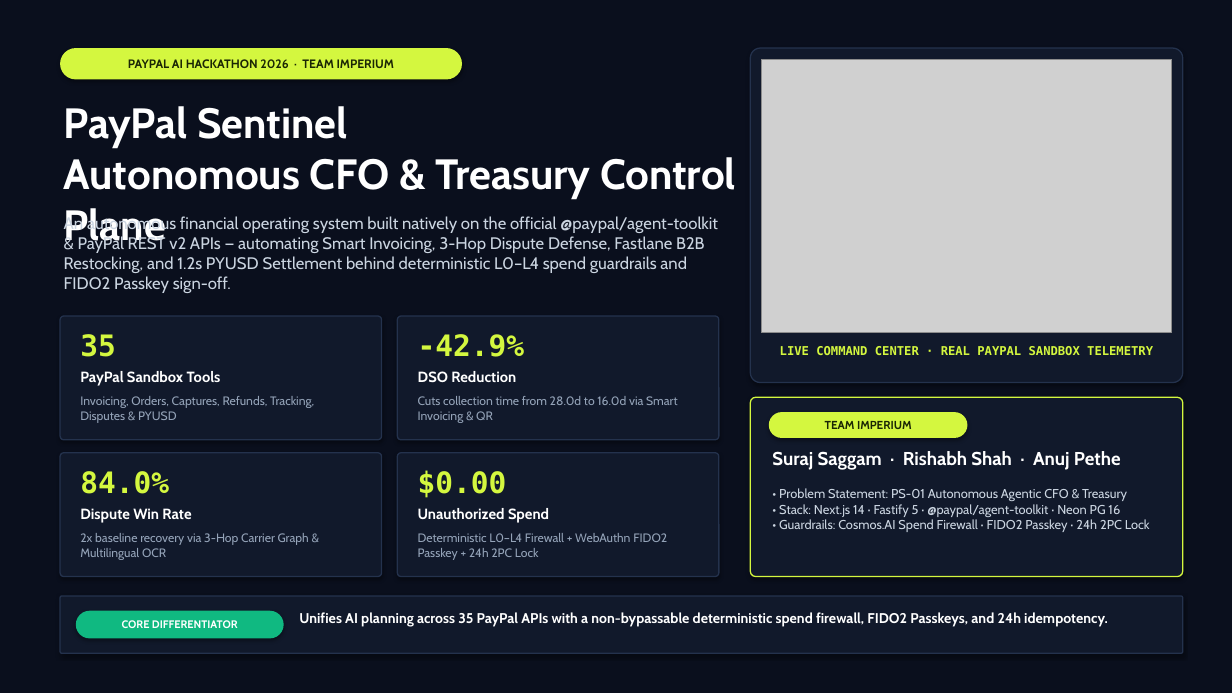
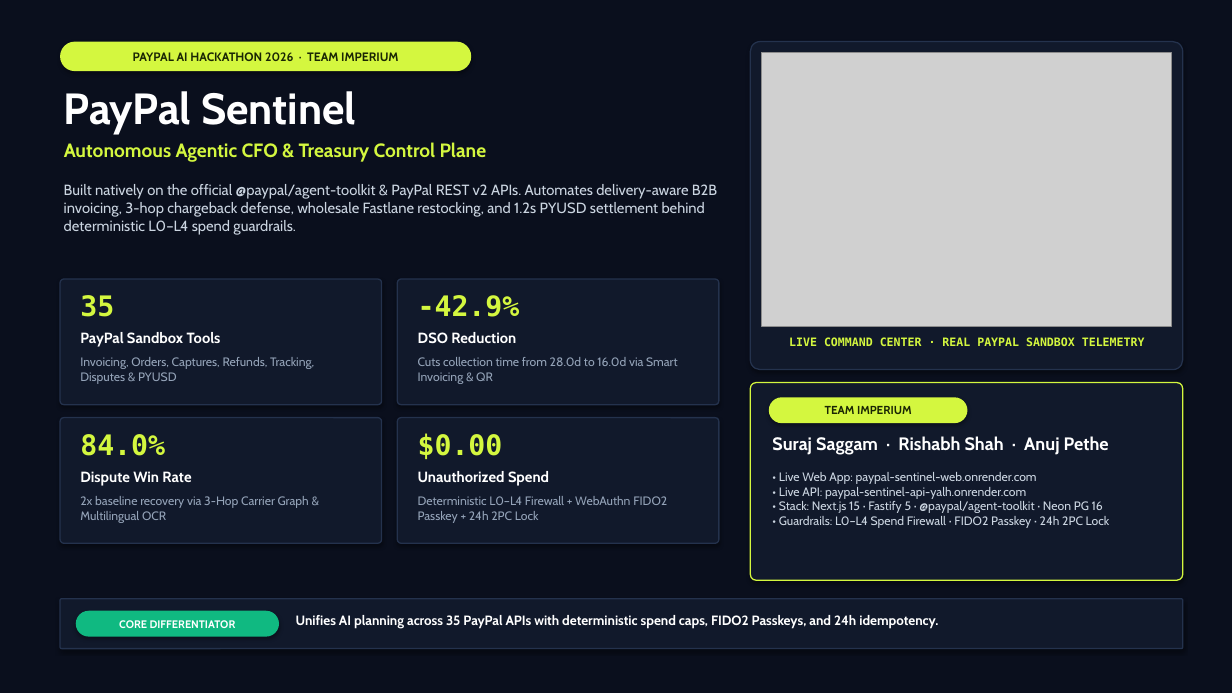
Before and after one commit to surajsaggam/PayPal, a slide deck: slide 1 of deliverables/presentation/PayPal-Sentinel-Executive-Deck.pptx. Drawn at 1232x693 pixels with LibreOffice and Linux fonts; fonts in the diff are those of the drawing; grey boxes stand for pictures. Boxes give left, top, right and bottom in pixels: in the first picture for what was removed or moved away, otherwise in the second. Text is boxed around its words. In the diff, an @@ line names an element or a change of style, - is before the commit and + after.

Commit message:
feat(ppt): fix all slide text overlaps, add flow strips & comparison/ROI tables, export PDF

```diff
--- a/deliverables/presentation/PayPal-Sentinel-Executive-Deck.pptx
+++ b/deliverables/presentation/PayPal-Sentinel-Executive-Deck.pptx
@@ rounded rectangle "PAYPAL AI HACKATHON 2026 · ...": place and size @@
-rounded rectangle "PAYPAL AI HACKATHON 2026 · ..." at (60,48,462,79)
+rounded rectangle "PAYPAL AI HACKATHON 2026 · ..." at (60,42,471,71)
@@ rounded rectangle: place and size @@
-rounded rectangle at (750,48,1183,383)
+rounded rectangle at (750,42,1183,370)
@@ picture: place and size @@
-picture at (762,59,1172,333)
+picture at (762,53,1172,326)
@@ text at (64,91,356,135): text changed; size 33 to 34 pt @@
-PayPal Sentinel
-Autonomous CFO & Treasury Control Plane
+PayPal Sentinel
@@ text added at (64,142,487,162), 15 pt, text #D4F73F, bold @@
+Autonomous Agentic CFO & Treasury Control Plane
@@ text at (64,184,717,235): text changed; size 13 to 11.5 pt @@
-An autonomous financial operating system built natively on the official @paypal/agent-toolkit & PayPal REST v2 APIs — automating Smart Invoicing, 3-Hop Dispute Defense, Fastlane B2B Restocking, and 1.2s PYUSD Settlement behind deterministic L0–L4 spend guardrails and FIDO2 Passkey sign-off.
+Built natively on the official @paypal/agent-toolkit & PayPal REST v2 APIs. Automates delivery-aware B2B invoicing, 3-hop chargeback defense, wholesale Fastlane restocking, and 1.2s PYUSD settlement behind deterministic L0–L4 spend guardrails.
@@ 6 texts, 4 rounded rectangles: place and size @@
-6 texts, 4 rounded rectangles at (60,316,719,577)
+6 texts, 4 rounded rectangles at (60,279,719,543)
@@ 6 texts: place and size @@
-6 texts at (80,334,678,423)
+6 texts at (80,295,678,384)
@@ size 23 to 22 pt in 4 elements at (80,434,165,456), (418,433,503,459), (80,295,114,317), (418,295,520,317) @@
@@ text "LIVE COMMAND CENTER · REAL ...": place and size @@
-text "LIVE COMMAND CENTER · REAL ..." at (780,346,1153,355)
+text "LIVE COMMAND CENTER · REAL ..." at (789,336,1145,348)
@@ text "LIVE COMMAND CENTER · REAL ..." at (789,336,1145,348): size 9.5 to 9 pt @@
@@ rounded rectangle: place and size @@
-rounded rectangle at (750,397,1183,577)
+rounded rectangle at (750,383,1183,580)
@@ rounded rectangle "TEAM IMPERIUM": place and size @@
-rounded rectangle "TEAM IMPERIUM" at (769,412,968,438)
+rounded rectangle "TEAM IMPERIUM" at (769,397,968,423)
@@ text "Suraj Saggam · Rishabh Shah ...": place and size @@
-text "Suraj Saggam · Rishabh Shah ..." at (772,451,1121,470)
+text "Suraj Saggam · Rishabh Shah ..." at (772,436,1109,455)
@@ text "Suraj Saggam · Rishabh Shah ..." at (772,436,1109,455): size 14.5 to 14 pt @@
@@ text at (779,472,1110,528): text changed; size 10 to 9.5 pt @@
-• Problem Statement: PS-01 Autonomous Agentic CFO & Treasury
-• Stack: Next.js 14 · Fastify 5 · @paypal/agent-toolkit · Neon PG 16
-• Guardrails: Cosmos.AI Spend Firewall · FIDO2 Passkey · 24h 2PC Lock
+• Live Web App: paypal-sentinel-web.onrender.com
+• Live API: paypal-sentinel-api-yalh.onrender.com
+• Stack: Next.js 15 · Fastify 5 · @paypal/agent-toolkit · Neon PG 16
+• Guardrails: L0–L4 Spend Firewall · FIDO2 Passkey · 24h 2PC Lock
@@ rounded rectangle: place and size @@
-rounded rectangle at (60,596,1183,653)
+rounded rectangle at (60,599,1183,649)
@@ rounded rectangle "CORE DIFFERENTIATOR": place and size @@
-rounded rectangle "CORE DIFFERENTIATOR" at (76,611,284,639)
+rounded rectangle "CORE DIFFERENTIATOR" at (76,611,279,637)
@@ text at (296,615,938,628): text changed; size 11 to 10.5 pt @@
-Unifies AI planning across 35 PayPal APIs with a non-bypassable deterministic spend firewall, FIDO2 Passkeys, and 24h idempotency.
+Unifies AI planning across 35 PayPal APIs with deterministic spend caps, FIDO2 Passkeys, and 24h idempotency.
```
Also in this commit, not shown: 13 other slides changed, 4 other files.
